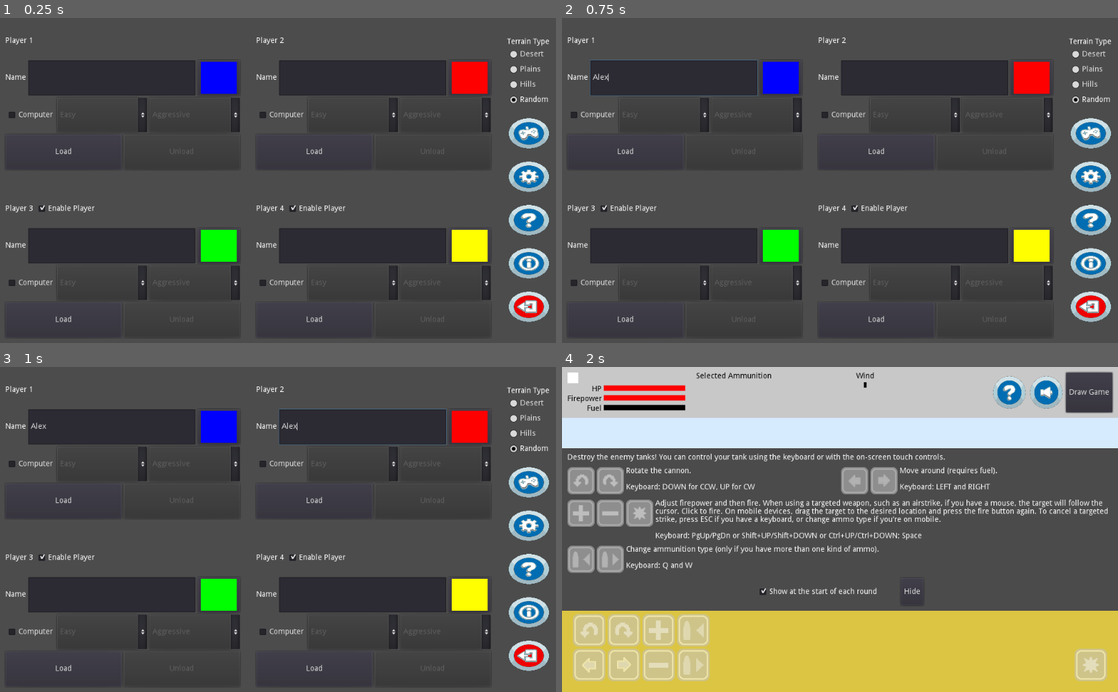
Above: before the commit, frames 1-4 (two rows, left to right).
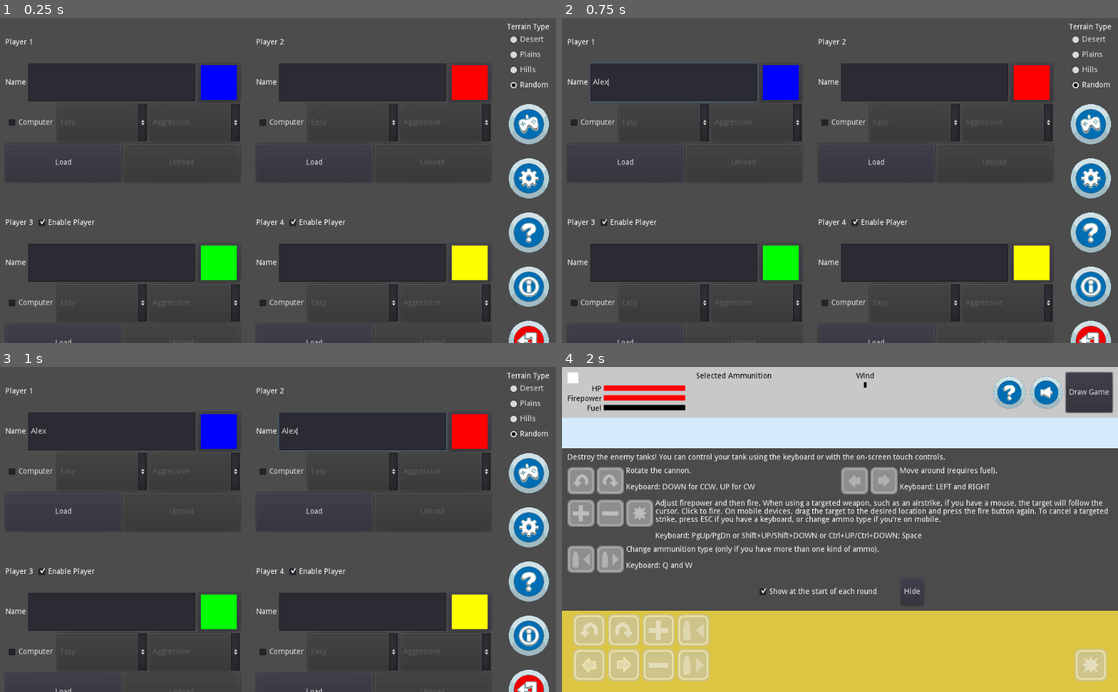
Above: after the commit, the same moments.

Repository: Arc676/Tanks-Godot
Game: Godot game, scene res://Scenes/Screens/Main Menu.tscn
The game is run twice, just before and just after one commit, with the same random seed, the same clock (stepped at 60 frames per second) and the same inputs.
Inputs (mouse positions are in pixels of both pictures, inside the frame that each line leads up to; where the layout moved, square brackets give the same spot in the first picture):
- Up to frame 1 (0.25 s): no input
- Up to frame 2 (0.75 s): click (673, 76) at 0.52 s; type "Alex" at 0.6 s
- Up to frame 3 (1 s): click (361, 425) at 0.75 s; type "Alex" at 0.83 s
- Up to frame 4 (2 s): click (1090, 474) [1090, 484] at 1.25 s

The runs differ from the first frame. In frame 1, 14% of the frame differs, in the area x 1-99%, y 1-100%; in frame 2, 15%; in frame 3, 15%; in frame 4, nothing differs.

Commit message:
Fix button distortion on Main Menu

Diff:
--- a/Scenes/Screens/Main Menu.tscn
+++ b/Scenes/Screens/Main Menu.tscn
@@ -32,7 +32,7 @@
 
 [node name="P13" type="VBoxContainer" parent="UI"]
 margin_right = 432.0
-margin_bottom = 580.0
+margin_bottom = 626.0
 size_flags_horizontal = 3
 custom_constants/separation = 40
 alignment = 1
@@ -41,19 +41,19 @@
 anchor_right = 0.0
 anchor_bottom = 0.0
 margin_right = 432.0
-margin_bottom = 270.0
+margin_bottom = 293.0
 
 [node name="Player 3" parent="UI/P13" instance=ExtResource( 1 )]
 anchor_right = 0.0
 anchor_bottom = 0.0
-margin_top = 310.0
+margin_top = 333.0
 margin_right = 432.0
-margin_bottom = 580.0
+margin_bottom = 626.0
 
 [node name="P24" type="VBoxContainer" parent="UI"]
 margin_left = 462.0
 margin_right = 894.0
-margin_bottom = 580.0
+margin_bottom = 626.0
 size_flags_horizontal = 3
 custom_constants/separation = 40
 alignment = 1
@@ -62,19 +62,19 @@
 anchor_right = 0.0
 anchor_bottom = 0.0
 margin_right = 432.0
-margin_bottom = 270.0
+margin_bottom = 293.0
 
 [node name="Player 4" parent="UI/P24" instance=ExtResource( 1 )]
 anchor_right = 0.0
 anchor_bottom = 0.0
-margin_top = 310.0
+margin_top = 333.0
 margin_right = 432.0
-margin_bottom = 580.0
+margin_bottom = 626.0
 
 [node name="VBoxContainer" type="VBoxContainer" parent="UI"]
 margin_left = 924.0
 margin_right = 1004.0
-margin_bottom = 580.0
+margin_bottom = 626.0
 size_flags_horizontal = 0
 custom_constants/separation = 20
 alignment = 1
@@ -83,9 +83,8 @@
 }
 
 [node name="Terrain" type="VBoxContainer" parent="UI/VBoxContainer"]
-margin_top = 27.0
 margin_right = 80.0
-margin_bottom = 153.0
+margin_bottom = 126.0
 alignment = 1
 __meta__ = {
 "_edit_use_anchors_": false
@@ -126,48 +125,58 @@
 text = "Random"
 
 [node name="Start" type="TextureButton" parent="UI/VBoxContainer"]
-margin_top = 173.0
+margin_top = 146.0
 margin_right = 80.0
-margin_bottom = 233.0
-rect_min_size = Vector2( 60, 60 )
+margin_bottom = 226.0
+rect_min_size = Vector2( 80, 80 )
+size_flags_horizontal = 4
+size_flags_vertical = 4
 texture_normal = ExtResource( 6 )
 expand = true
 
 [node name="Settings" type="TextureButton" parent="UI/VBoxContainer"]
-margin_top = 253.0
+margin_top = 246.0
 margin_right = 80.0
-margin_bottom = 313.0
-rect_min_size = Vector2( 60, 60 )
+margin_bottom = 326.0
+rect_min_size = Vector2( 80, 80 )
+size_flags_horizontal = 4
+size_flags_vertical = 4
 texture_normal = ExtResource( 9 )
 expand = true
 script = ExtResource( 4 )
 targetScene = "res://Scenes/Screens/Settings.tscn"
 
 [node name="Help" type="TextureButton" parent="UI/VBoxContainer"]
-margin_top = 333.0
+margin_top = 346.0
 margin_right = 80.0
-margin_bottom = 393.0
-rect_min_size = Vector2( 60, 60 )
+margin_bottom = 426.0
+rect_min_size = Vector2( 80, 80 )
+size_flags_horizontal = 4
+size_flags_vertical = 4
 texture_normal = ExtResource( 5 )
 expand = true
 script = ExtResource( 4 )
 targetScene = "res://Scenes/Screens/Help.tscn"
 
 [node name="About" type="TextureButton" parent="UI/VBoxContainer"]
-margin_top = 413.0
+margin_top = 446.0
 margin_right = 80.0
-margin_bottom = 473.0
-rect_min_size = Vector2( 60, 60 )
+margin_bottom = 526.0
+rect_min_size = Vector2( 80, 80 )
+size_flags_horizontal = 4
+size_flags_vertical = 4
 texture_normal = ExtResource( 8 )
 expand = true
 script = ExtResource( 4 )
 targetScene = "res://Scenes/Screens/About.tscn"
 
 [node name="Quit" type="TextureButton" parent="UI/VBoxContainer"]
-margin_top = 493.0
+margin_top = 546.0
 margin_right = 80.0
-margin_bottom = 553.0
-rect_min_size = Vector2( 60, 60 )
+margin_bottom = 626.0
+rect_min_size = Vector2( 80, 80 )
+size_flags_horizontal = 4
+size_flags_vertical = 4
 texture_normal = ExtResource( 7 )
 expand = true
 
